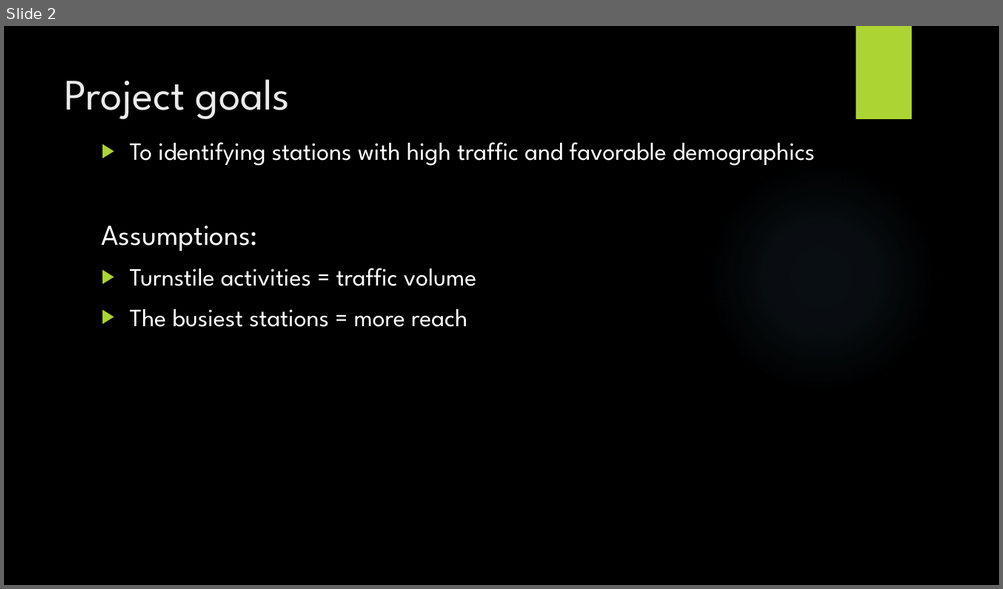
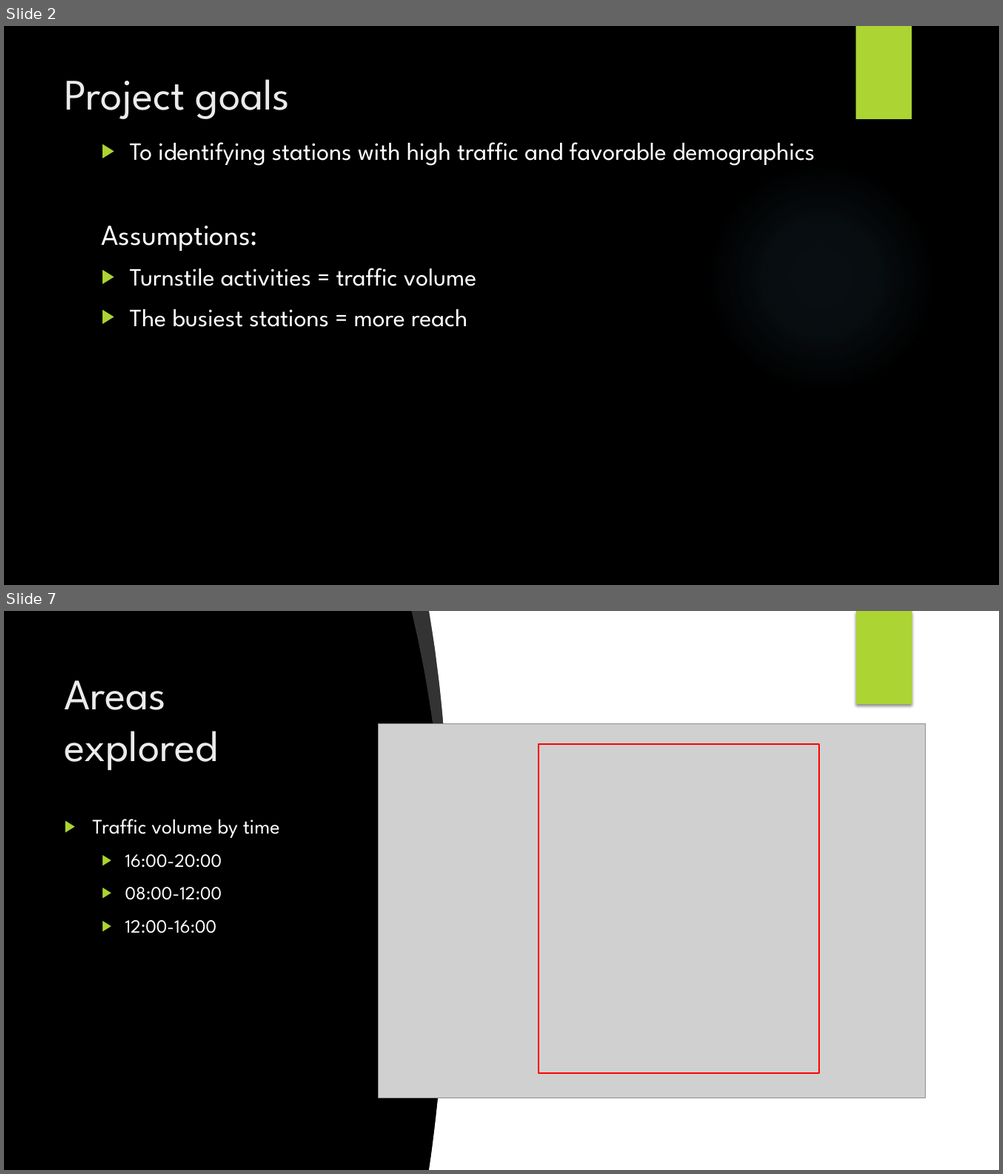
Before and after one commit to JNYH/projectbenson, a slide deck: OptimizeStreetTeamDeployment.pptx. Shown one above the other, each under a label of ours: slide 2 before the commit, slides 2 and 7 after it; the slides between them are not shown. The pictures are 1003x589 and 1003x1174 pixels, drawn with LibreOffice and Linux fonts; fonts in the diff are those of the drawing; grey boxes stand for pictures; background and template pictures are left out. Boxes give left, top, right and bottom in pixels: in the first picture for what was removed or moved away, otherwise in the second. Text is boxed around its words. In the diff, an @@ line names an element or a change of style, - is before the commit and + after.

```diff
--- a/OptimizeStreetTeamDeployment.pptx
+++ b/OptimizeStreetTeamDeployment.pptx
@@ slide 7 added at (4,611,999,1170), background picture (left out); not listed: 1 template element that a slide beside it also shows @@
@@ freeform shape added at (412,611,457,914), fill #FFFFFF at 20% opacity @@
@@ freeform shape added at (429,611,538,1170), fill #FFFFFF @@
@@ rectangle added at (501,611,999,1170), fill #FFFFFF @@
@@ rectangle added at (856,611,912,704), fill #ACD433 @@
@@ title added at (65,681,218,771), 42 pt, text #EBEBEB @@
+Areas explored
@@ picture added at (378,723,925,1098) @@
@@ rectangle added at (539,744,819,1073), outline #FF0000 1.5 pt @@
@@ text added at (92,819,280,934), 18 pt, text #FFFFFF @@
+▶ Traffic volume by time
+  ▶ 16:00-20:00
+  ▶ 08:00-12:00
+  ▶ 12:00-16:00
```
Also in this commit, not shown: 9 slides changed, 1 other slide added, 1 slide removed.
